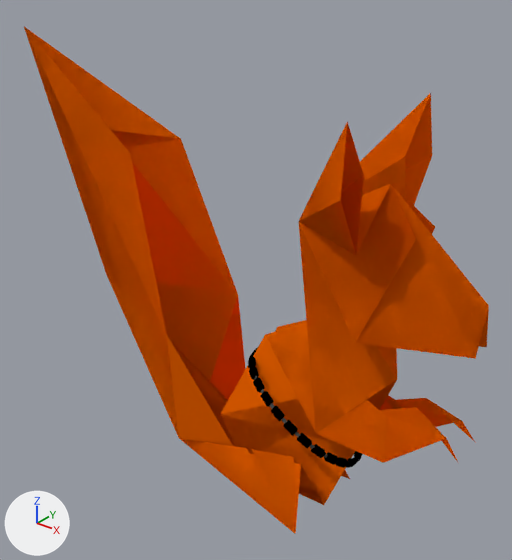
What one commit did to the Blender file Assets/Blendfiles/PlayerWeak.blend.
Before and after are seen from a 50 mm camera at (5.52, -6.79, 7.47) aimed at (0.02, 0.08, 3.22). Every picture has the same lights, and +X, +Y and +Z are marked at lower left.

Before the edit, the objects in view are built like this:
```python
ob_beziercircle = bpy.data.objects.new('BezierCircle', cu_beziercircle)
ob_beziercircle.location = (1.041, -0.00973, 1.736)
ob_beziercircle.rotation_euler = (-0.0143, 0.548, 0.0)  # degrees (-0.8, 31, 0)
ob_beziercircle.scale = (0.388, 0.183, 0.302)
ob_squirrel = bpy.data.objects.new('Squirrel', me_plane_004)
ob_squirrel.location = (-0.37, 0.0, 0.99)
ob_squirrel.rotation_euler = (1.571, 0.0, 0.0)  # degrees (90, 0, 0)
ob_tauchgürtel = bpy.data.objects.new('Tauchgürtel', me_plane)
ob_tauchgürtel.location = (0.68, 0.28, 1.77)
ob_tauchgürtel.rotation_euler = (1.571, 0.548, 0.0)  # degrees (90, 31, 0)
ob_tauchgürtel.scale = (0.172, 0.0334, 0.0238)
```
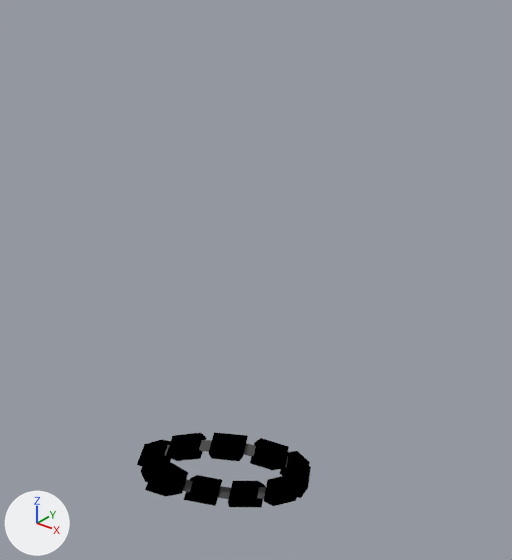
ob_beziercircle is not drawn itself; it is used by a modifier of ob_tauchgürtel.

The newer file is also turned or shifted as a whole; pictures and numbers use the older file's frame.

The change, as a list of edits to the scene's bpy script:
```text
Change me_plane_004:
    used by ob_squirrel; location = (-0.37, 0.0, 0.99); rotation_euler = (1.571, 0.0, 0.0), in degrees (90, 0, 0)
    remove me_plane_004.from_pydata(...)  # 134 vertices, 191 faces; spans x -4.12..3.67, y -1.01..5.23, z -1.01..1.01
    add me_plane_004.from_pydata(...)  # 143 vertices, 201 faces; spans x -4.12..3.67, y -1.01..5.23, z -1.01..1.01
    me_plane_004 part 1
    1 face is deleted
    9 vertices are added at x -1.01..0.36, y -1.01..1.42, z 0.1..0.79
    11 new faces join them
Change me_plane:
    used by ob_tauchgürtel; location = (0.68, 0.28, 1.77); rotation_euler = (1.571, 0.548, 0.0), in degrees (90, 31, 0); scale = (0.172, 0.0334, 0.0238)
    remove me_plane.from_pydata(...)  # 16 vertices, 12 faces; spans x -0.44..0.13, y -2.02..2.03, z -0.84..0.53
    add me_plane.from_pydata(...)  # 176 vertices, 132 faces; spans x -4.39..6.94, y -44.57..-1.06, z 29.98..95.32
    me_plane part 2: the whole mesh is rebuilt
    me_plane part 3
    176 vertices are added at x -4.39..6.94, y -44.57..-1.06, z 29.98..95.32
    66 new faces join them, mat_black_rubber (black #000000)
    66 new faces join them, mat_gey_mesh (dark grey #535353)
Change ob_squirrel:
    add ob_squirrel.hide_set(True)  # its collection is switched off
Remove ob_beziercircle:
    ob_beziercircle = bpy.data.objects.new('BezierCircle', cu_beziercircle)
    ob_beziercircle.location = (1.041, -0.00973, 1.736)
    ob_beziercircle.rotation_euler = (-0.0143, 0.548, 0.0)  # degrees (-0.8, 31, 0)
    ob_beziercircle.scale = (0.388, 0.183, 0.302)
Change ob_tauchgürtel:
    remove _m = ob_tauchgürtel.modifiers.new('Array', 'ARRAY')
    remove _m.count = 25
    remove _m.constant_offset_displace = (0.0, 0.0, 0.0)
    remove _m = ob_tauchgürtel.modifiers.new('Curve', 'CURVE')
    remove _m.object = ob_beziercircle
```

What differs and where, as boxes (x1, y1, x2, y2) in the pictures (512 x 560 px):
'Squirrel', hidden: before (24, 27, 489, 533)
'Tauchgürtel', reshaped, modifiers changed (52% wider, 37% shorter): before (248, 348, 362, 468); after (137, 432, 311, 507)
part 1 of me_plane_004, built on: before (167, 336, 233, 446)
part 2 of me_plane, deleted (black): before (248, 348, 362, 468)
part 3 of me_plane, added (black): after (137, 432, 311, 507)
